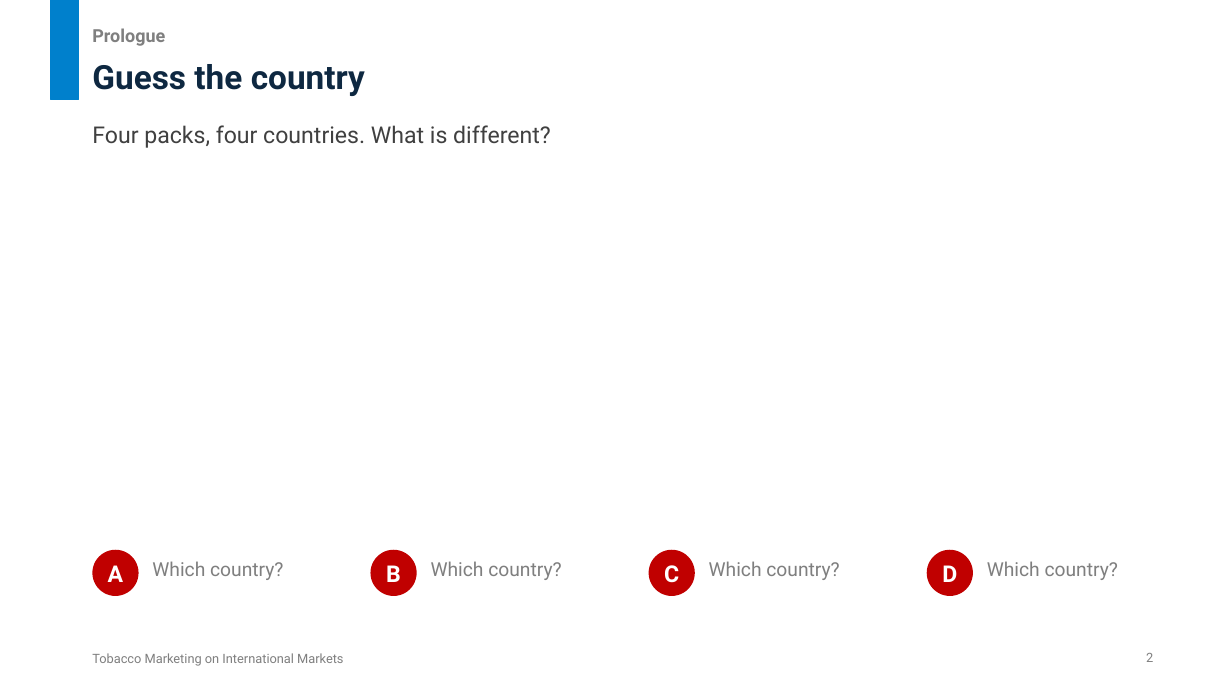
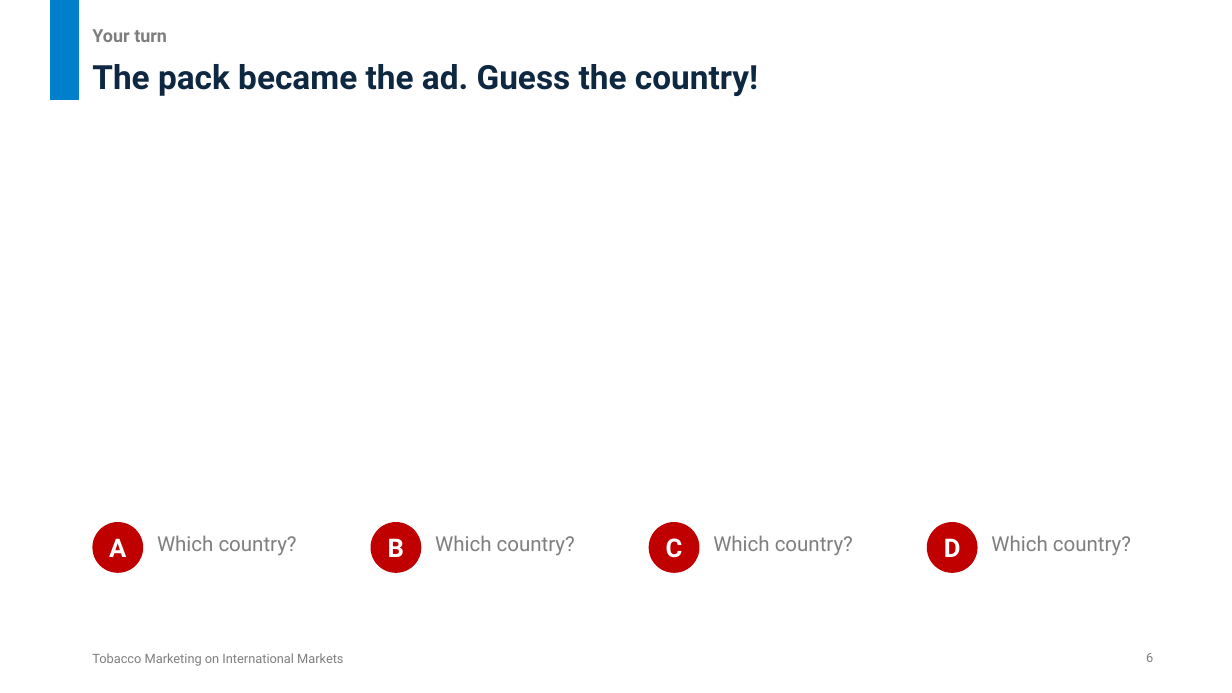
Before and after one commit to untitl333d/-frontend-slides, a slide deck: slide 6 of presentations/tobacco-marketing/Tobacco_Marketing_International_Markets.pptx (slide 2 before the commit). Drawn at 1232x693 pixels with LibreOffice and Linux fonts; fonts in the diff are those of the drawing. Boxes give left, top, right and bottom in pixels: in the first picture for what was removed or moved away, otherwise in the second. Text is boxed around its words. In the diff, an @@ line names an element or a change of style, - is before the commit and + after.

```diff
--- a/presentations/tobacco-marketing/Tobacco_Marketing_International_Markets.pptx
+++ b/presentations/tobacco-marketing/Tobacco_Marketing_International_Markets.pptx
@@ text at <box>92,29,167,42</box>: text changed @@
-Prologue
+Your turn
@@ title at <box>92,64,758,96</box>: text changed @@
-Guess the country
+The pack became the ad. Guess the country!
@@ text removed at <box>92,125,551,148</box> @@
-Four packs, four countries. What is different?
@@ ellipse "A": place and size @@
-ellipse "A" at <box>92,550,139,596</box>
+ellipse "A" at <box>92,522,143,573</box>
@@ text "Which country?": place and size @@
-text "Which country?" at <box>152,561,283,580</box>
+text "Which country?" at <box>157,535,297,556</box>
@@ ellipse "B": place and size @@
-ellipse "B" at <box>371,550,417,596</box>
+ellipse "B" at <box>371,522,421,573</box>
@@ text "Which country?": place and size @@
-text "Which country?" at <box>431,561,561,580</box>
+text "Which country?" at <box>435,535,575,556</box>
@@ ellipse "C": place and size @@
-ellipse "C" at <box>649,550,695,596</box>
+ellipse "C" at <box>649,522,700,573</box>
@@ text "Which country?": place and size @@
-text "Which country?" at <box>709,561,839,580</box>
+text "Which country?" at <box>713,535,853,556</box>
@@ size 18 to 20 pt in 4 elements at <box>371,522,421,573</box>, <box>649,522,700,573</box>, <box>92,522,143,573</box>, <box>927,522,978,573</box> @@
@@ ellipse "D": place and size @@
-ellipse "D" at <box>927,550,973,596</box>
+ellipse "D" at <box>927,522,978,573</box>
@@ size 15 to 16 pt in 4 elements at <box>713,535,853,556</box>, <box>435,535,575,556</box>, <box>157,535,297,556</box>, <box>991,535,1131,556</box> @@
@@ text "Which country?": place and size @@
-text "Which country?" at <box>987,561,1118,580</box>
+text "Which country?" at <box>991,535,1131,556</box>
@@ page number at <box>1146,653,1153,662</box>: text changed @@
-2
+6
```
Also in this commit, not shown: 4 other slides changed, 8 slides added, 9 slides removed, 2 other files.
